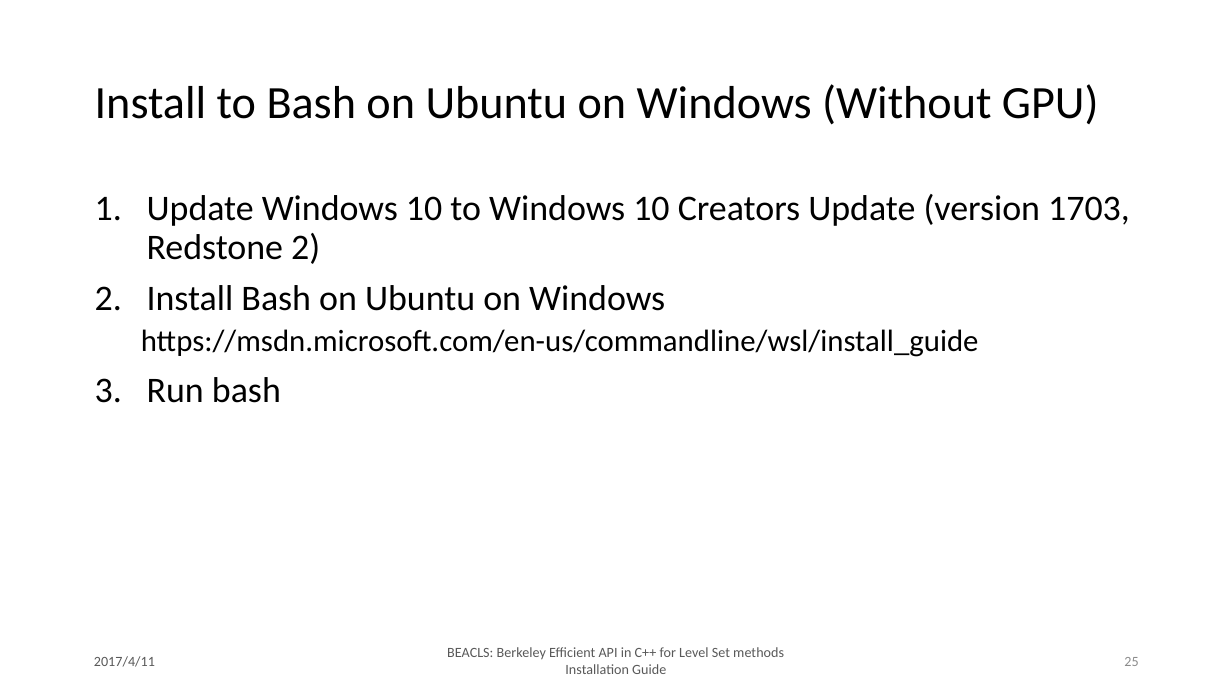
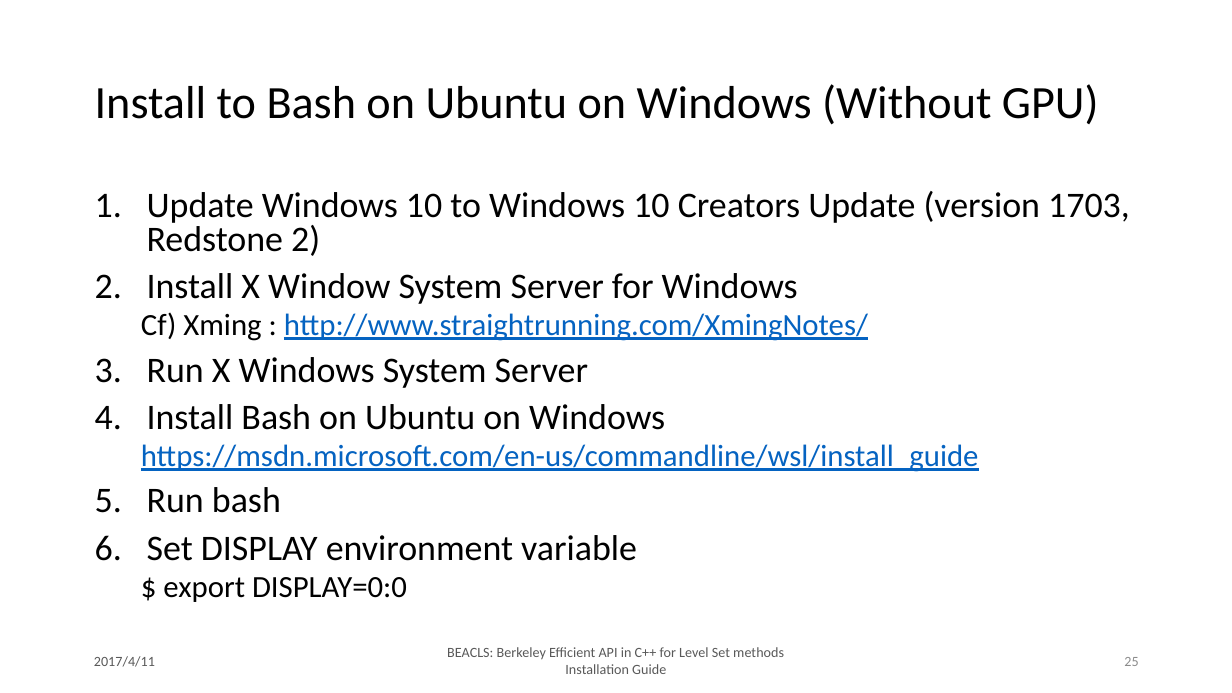
Before and after one commit to HJReachability/beacls, a slide deck: slide 25 of docs/slides/master/BEACLS_Installation_Guide.pptx. Drawn at 1232x693 pixels with LibreOffice and Linux fonts; fonts in the diff are those of the drawing. Boxes give left, top, right and bottom in pixels: in the first picture for what was removed or moved away, otherwise in the second. Text is boxed around its words. In the diff, an @@ line names an element or a change of style, - is before the commit and + after.

Commit message:
- Added installation of X Server for Windows.

```diff
--- a/docs/slides/master/BEACLS_Installation_Guide.pptx
+++ b/docs/slides/master/BEACLS_Installation_Guide.pptx
@@ text at [95, 191, 1130, 513]: text colour #000000 to #0563C1, underline on in "https://msdn.microsoft.com/en-us/commandline/wsl/install_gui ..."; line spacing 0.9 to 0.8 @@
@@ text at [141, 273, 868, 388]: paragraphs added @@
+2. Install X Window System Server for Windows
+  Cf) Xming : http://www.straightrunning.com/XmingNotes/
+3. Run X Windows System Server
@@ text at [147, 535, 637, 602]: paragraphs added @@
+6. Set DISPLAY environment variable
+  $ export DISPLAY=0:0
```
Also in this commit, not shown: 1 slide removed, 1 other file.
